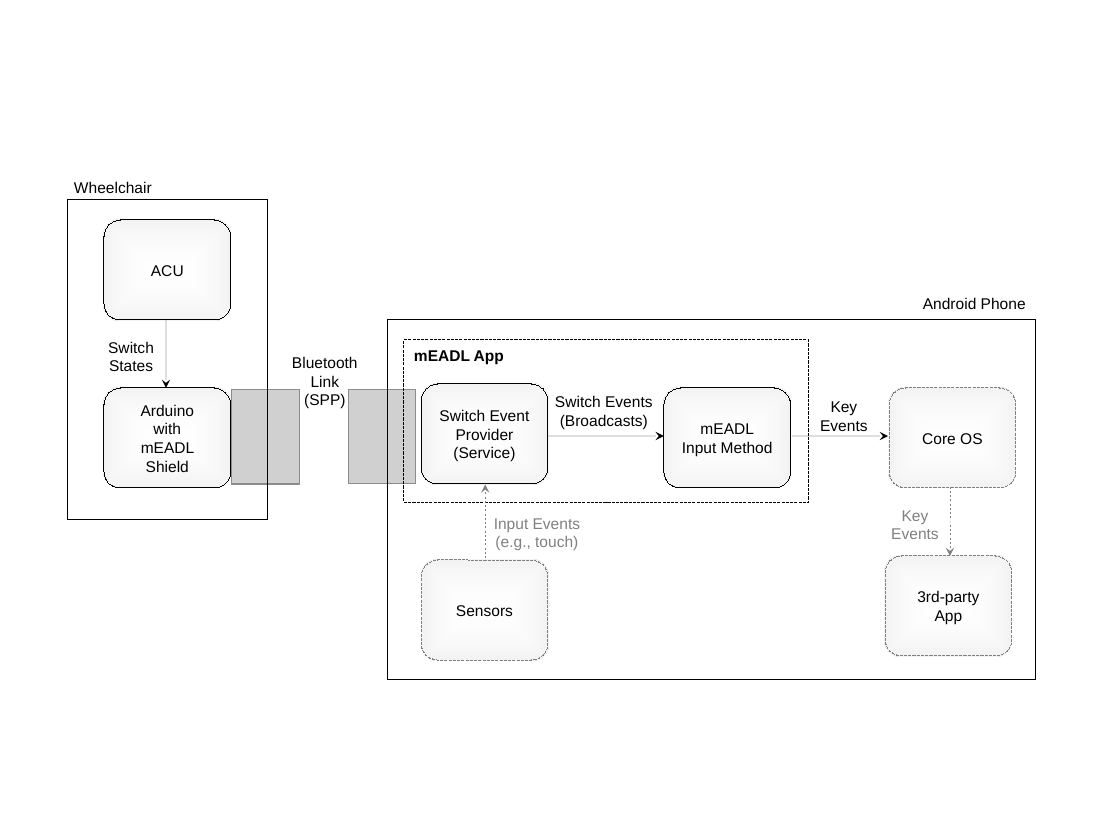
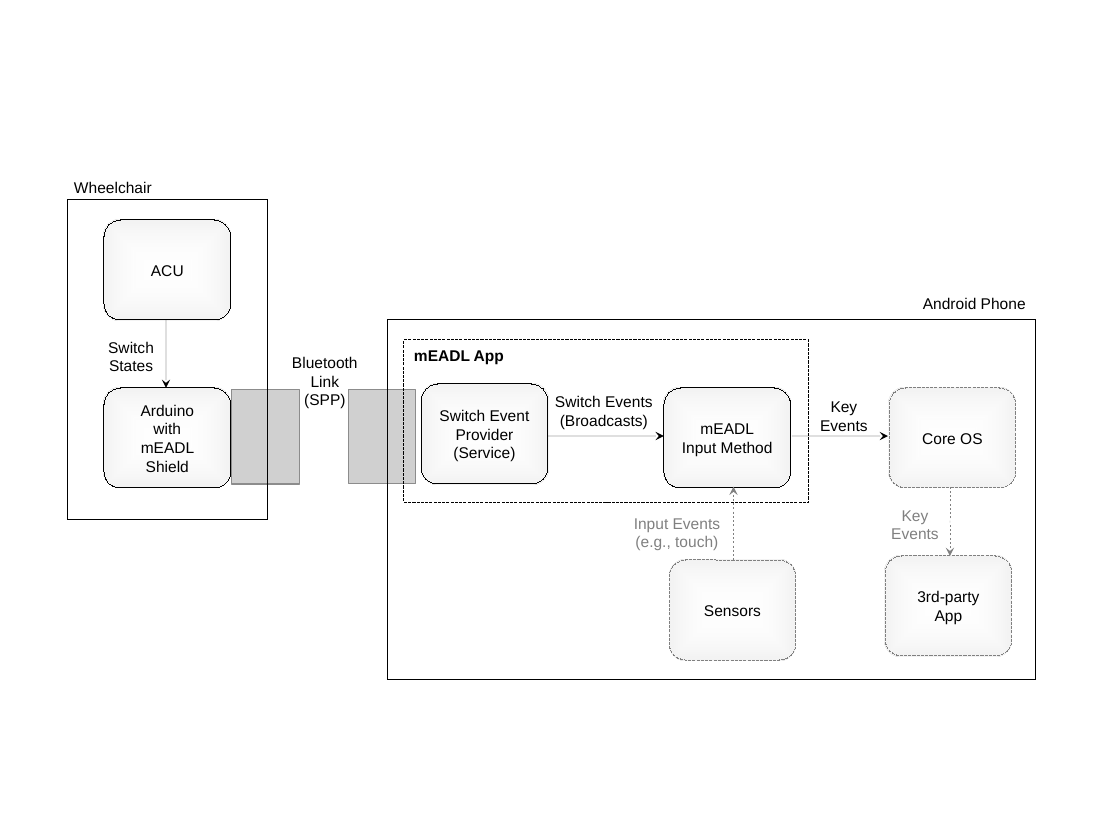
Before and after one commit to KomodoOpenLab/TeclaShield, a slide deck: slide 1 of designs/android-app-architecture.odp. Drawn at 1120x840 pixels with LibreOffice and Linux fonts; fonts in the diff are those of the drawing; grey boxes stand for pictures. Boxes give left, top, right and bottom in pixels: in the first picture for what was removed or moved away, otherwise in the second. Text is boxed around its words. In the diff, an @@ line names an element or a change of style, - is before the commit and + after.

Commit message:
Moved sensors block to feed input method in architecture diagram for android client

```diff
--- a/designs/android-app-architecture.odp
+++ b/designs/android-app-architecture.odp
@@ text "Input Events (e.g., touch)": place and size @@
-text "Input Events (e.g., touch)" at [494,518,581,550]
+text "Input Events (e.g., touch)" at [634,518,721,550]
@@ arrow moved from (486, 485) - (486, 559) to (734, 487) - (734, 560) @@
@@ rounded rectangle "Sensors": place and size @@
-rounded rectangle "Sensors" at [422,560,549,660]
+rounded rectangle "Sensors" at [670,560,797,660]
```
Also in this commit, not shown: 1 other file.
